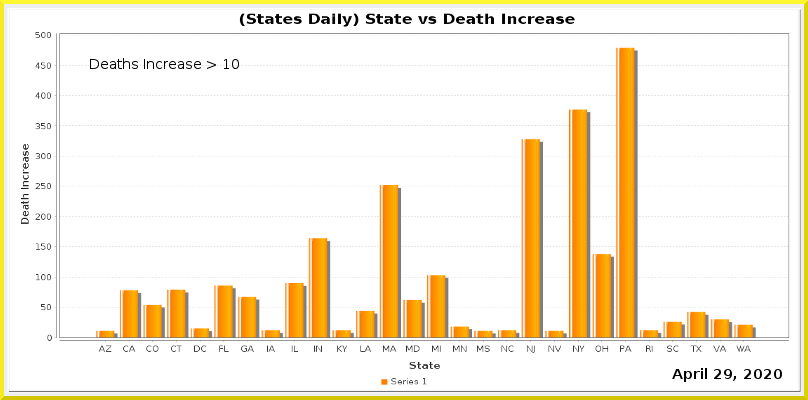
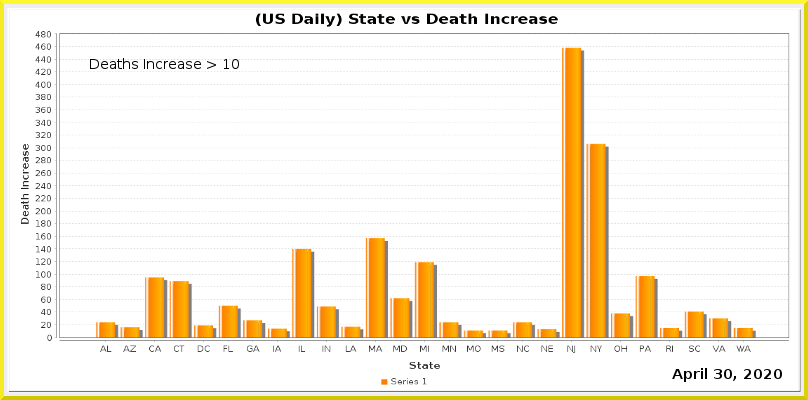
Comparing the layer stacks of the two w=808, h=400 images. Changes:
painted on "Current Date" over box(714, 369, 732, 379)
painted on "Date_vs_TestIncrease.png" over box(35, 13, 789, 353)
